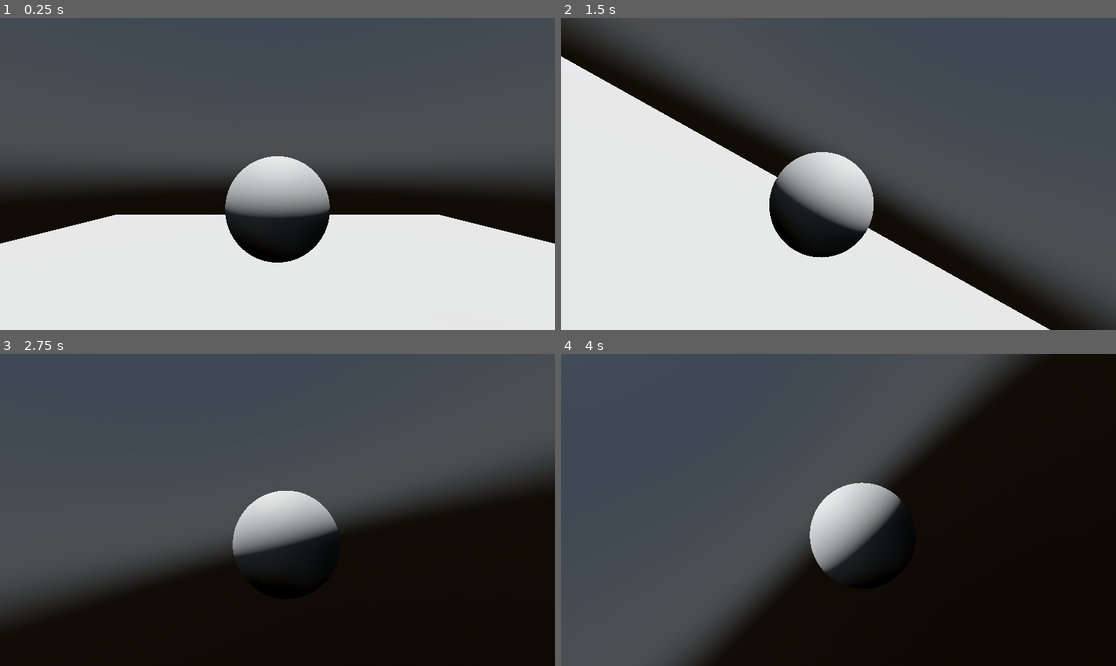
Above: before the commit, frames 1-4 (two rows, left to right).
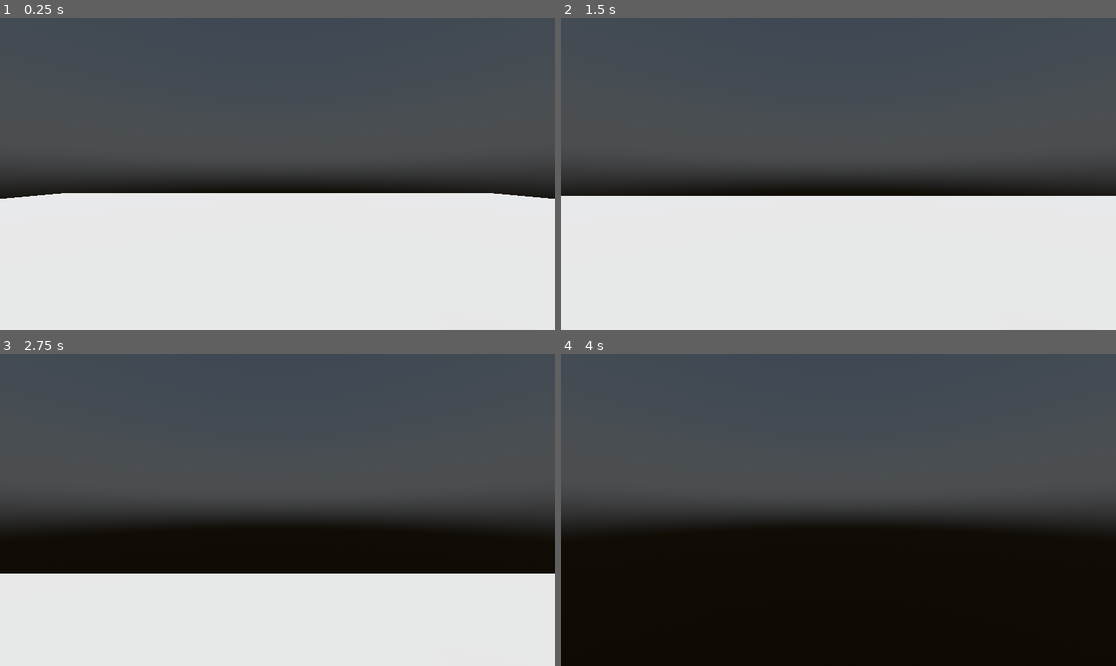
Above: after the commit, the same moments.

Repository: OliveSeal/GorbinoQuest
Game: Godot game, scene res://main.tscn
Two runs of this game, one before a commit and one after it. Both use one fixed random seed, a clock stepped at 60 frames per second and the inputs below.
Inputs (mouse positions are in pixels of both pictures, inside the frame that each line leads up to):
- Up to frame 1 (0.25 s): no input
- Up to frame 2 (1.5 s): tap Enter (ui_accept) at 0.5, 0.6, 0.77, 1.07, 1.35 s; move the mouse to (866, 174) at 0.52 s; hold W (up) from 0.53 s (still down); move the mouse to (810, 174) at 1.27 s
- Up to frame 3 (2.75 s): keep holding W (up); tap Enter (ui_accept) at 1.52, 1.82, 2.1 s; move the mouse to (288, 503) at 2.02 s
- Up to frame 4 (4 s): keep holding W (up); move the mouse to (832, 516) at 2.77 s; tap Enter (ui_accept) at 2.85, 3.02, 3.32, 3.5, 3.6, 3.77 s; move the mouse to (877, 513) at 3.52 s

The runs differ from the first frame. In frame 1, 12% of the frame differs, in the area x 0-100%, y 44-79%; in frame 2, 38%; in frame 3, 45%, in the area x 0-100%, y 34-100%; in frame 4, 41%.

Commit message:
leg attempt1

Diff:
--- /dev/null
+++ b/Movement.gd
@@ -0,0 +1,53 @@
+extends CharacterBody3D
+
+const SPEED = 2.5
+const JUMP_VELOCITY = 4.5
+var gravity: float = ProjectSettings.get_setting("physics/3d/default_gravity")
+@onready var neck := $Neck
+@onready var camera := $Neck/Camera3D
+@onready var body := $Body
+@onready var leg1 := $Body/Leg1
+@onready var leg2 := $Body/Leg2
+
+# Fixed vertical offset to keep legs at the bottom
+const LEGS_VERTICAL_OFFSET = -1.5
+# Fixed horizontal offset for leg spread
+const LEGS_HORIZONTAL_OFFSET = 1.0
+
+func _unhandled_input(event: InputEvent) -> void:
+	if event is InputEventMouseButton:
+		Input.set_mouse_mode(Input.MOUSE_MODE_CAPTURED)
+	elif event.is_action_pressed("ui_cancel"):
+		Input.set_mouse_mode(Input.MOUSE_MODE_VISIBLE)
+	if Input.get_mouse_mode() == Input.MOUSE_MODE_CAPTURED:
+		if event is InputEventMouseMotion:
+			neck.rotate_y(-event.relative.x * 0.004)
+			camera.rotate_x(-event.relative.y * 0.004)
+			camera.rotation.x = clamp(camera.rotation.x, deg_to_rad(-80), deg_to_rad(60))
+
+func _physics_process(delta: float) -> void:
+	if not is_on_floor():
+		velocity.y -= gravity * delta
+
+	var input_dir := Input.get_vector("left", "right", "up", "down")
+	var direction = (neck.transform.basis * Vector3(input_dir.x, 0, input_dir.y)).normalized()
+
+	if direction:
+		velocity.x = direction.x * SPEED
+		velocity.z = direction.z * SPEED
+	else:
+		velocity.x = move_toward(velocity.x, 0, SPEED)
+		velocity.z = move_toward(velocity.z, 0, SPEED)
+
+	move_and_slide()
+
+	# Calculate the fixed position for the legs at the bottom
+	var legs_position = neck.global_transform.origin + camera.global_transform.basis.z.normalized() * LEGS_HORIZONTAL_OFFSET
+	legs_position.y += LEGS_VERTICAL_OFFSET
+
+	leg1.global_transform.origin = legs_position + Vector3(-0.5, 0, 0)  # Adjust the spread
+	leg2.global_transform.origin = legs_position + Vector3(0.5, 0, 0)   # Adjust the spread
+
+	# Use the camera's basis for orientation
+	leg1.global_transform.basis = camera.global_transform.basis
+	leg2.global_transform.basis = camera.global_transform.basis
--- a/main.tscn
+++ b/main.tscn
@@ -1,4 +1,9 @@
-[gd_scene load_steps=11 format=3 uid="uid://bd0i68dk30gdt"]
+[gd_scene load_steps=17 format=3 uid="uid://bd0i68dk30gdt"]
+
+[ext_resource type="Script" path="res://Movement.gd" id="1_atlxc"]
+[ext_resource type="Texture2D" uid="uid://b66vsmdiwauqs" path="res://GorbinoFace.png" id="2_p60p4"]
+[ext_resource type="Texture2D" uid="uid://m0lrp0m1s4o6" path="res://GorbinoLeft.png" id="3_0eyfl"]
+[ext_resource type="Texture2D" uid="uid://ptpgjog4s4mi" path="res://GorbinoRight.png" id="4_ylg28"]
 
 [sub_resource type="PhysicalSkyMaterial" id="PhysicalSkyMaterial_51t1i"]
 
@@ -22,59 +27,20 @@
 
 [sub_resource type="BoxMesh" id="BoxMesh_2nkrf"]
 
-[sub_resource type="GDScript" id="GDScript_ef8hq"]
-script/source = "extends CharacterBody3D
+[sub_resource type="StandardMaterial3D" id="StandardMaterial3D_d6ehk"]
+albedo_texture = ExtResource("2_p60p4")
 
+[sub_resource type="SphereMesh" id="SphereMesh_aob1o"]
 
-const SPEED = 5.0
-const JUMP_VELOCITY = 4.5
+[sub_resource type="StandardMaterial3D" id="StandardMaterial3D_n4ifv"]
+albedo_texture = ExtResource("3_0eyfl")
 
-@onready var pivot = $CamOrigin
-@export var sens = 0.5
+[sub_resource type="SphereMesh" id="SphereMesh_erbwx"]
 
-# Get the gravity from the project settings to be synced with RigidBody nodes.
-var gravity = ProjectSettings.get_setting(\"physics/3d/default_gravity\")
+[sub_resource type="StandardMaterial3D" id="StandardMaterial3D_0hlt1"]
+albedo_texture = ExtResource("4_ylg28")
 
-func _ready():
-	Input.mouse_mode = Input.MOUSE_MODE_CAPTURED
-
-func _input(event):
-	if event is InputEventMouseMotion:
-		pivot.rotate_z(deg_to_rad(-event.relative.x * sens))
-		pivot.rotate_x(deg_to_rad(-event.relative.y * sens))
-		pivot.rotation.x = clamp(pivot.rotation.x, deg_to_rad(-90), deg_to_rad(45))
-
-func _physics_process(delta):
-
-	if not is_on_floor():
-		velocity.y -= gravity * delta
-
-	# Handle Jump.
-	if Input.is_action_just_pressed(\"ui_accept\") and is_on_floor():
-		velocity.y = JUMP_VELOCITY
-
-	if Input.is_action_just_pressed(\"quit\"):
-		get_tree().quit()
-
-	# Get the input direction and handle the movement/deceleration.
-	# As good practice, you should replace UI actions with custom gameplay actions.
-	var input_dir = Input.get_vector(\"left\", \"right\", \"up\", \"down\")
-	var direction = (transform.basis * Vector3(input_dir.x, 0, input_dir.y)).normalized()
-	if direction:
-		velocity.x = direction.x * SPEED
-		velocity.z = direction.z * SPEED
-	else:
-		velocity.x = move_toward(velocity.x, 0, SPEED)
-		velocity.z = move_toward(velocity.z, 0, SPEED)
-
-	move_and_slide()
-"
-
-[sub_resource type="SphereMesh" id="SphereMesh_45lp6"]
-
-[sub_resource type="SphereMesh" id="SphereMesh_fwytf"]
-
-[sub_resource type="SphereShape3D" id="SphereShape3D_ts8js"]
+[sub_resource type="SphereShape3D" id="SphereShape3D_sg7gi"]
 
 [node name="Node3D" type="Node3D"]
 
@@ -97,28 +63,28 @@
 transform = Transform3D(15, 0, 0, 0, 1, 0, 0, 0, 15, 0, 0, 0)
 mesh = SubResource("BoxMesh_2nkrf")
 
-[node name="Player" type="CharacterBody3D" parent="."]
-transform = Transform3D(1, 0, 0, 0, 1, 0, 0, 0, 1, 0, 0.884445, 0)
-script = SubResource("GDScript_ef8hq")
+[node name="CharacterBody3D" type="CharacterBody3D" parent="."]
+script = ExtResource("1_atlxc")
 
-[node name="MeshInstance3D" type="MeshInstance3D" parent="Player"]
-transform = Transform3D(-4.37114e-08, 0, 1, 0, 1, 0, -1, 0, -4.37114e-08, 0, 0, 0)
-mesh = SubResource("SphereMesh_45lp6")
+[node name="Body" type="MeshInstance3D" parent="CharacterBody3D"]
+material_override = SubResource("StandardMaterial3D_d6ehk")
+mesh = SubResource("SphereMesh_aob1o")
 
-[node name="MeshInstance3D" type="MeshInstance3D" parent="Player/MeshInstance3D"]
-transform = Transform3D(0.25, 0, 0, 0, 0.25, 0, 0, 0, 0.25, 0.469136, 0.280993, 0)
-mesh = SubResource("SphereMesh_fwytf")
+[node name="Leg1" type="MeshInstance3D" parent="CharacterBody3D/Body"]
+transform = Transform3D(0.3, 0, 0, 0, 0.3, 0, 0, 0, 0.3, 0.280472, -0.260707, -0.374026)
+material_override = SubResource("StandardMaterial3D_n4ifv")
+mesh = SubResource("SphereMesh_erbwx")
 
-[node name="CollisionShape3D" type="CollisionShape3D" parent="Player"]
-transform = Transform3D(1.1, 0, 0, 0, 1.1, 0, 0, 0, 1.1, 0, 0, 0)
-shape = SubResource("SphereShape3D_ts8js")
+[node name="Leg2" type="MeshInstance3D" parent="CharacterBody3D/Body"]
+transform = Transform3D(0.3, 0, 0, 0, 0.3, 0, 0, 0, 0.3, -0.28, -0.261, -0.374)
+material_override = SubResource("StandardMaterial3D_0hlt1")
+mesh = SubResource("SphereMesh_erbwx")
 
-[node name="CamOrigin" type="Node3D" parent="Player"]
-transform = Transform3D(1, 0, 0, 0, 1, 0, 0, 0, 1, 0, 0.326378, 0)
+[node name="CollisionShape3D" type="CollisionShape3D" parent="CharacterBody3D"]
+transform = Transform3D(1.05, 0, 0, 0, 1.05, 0, 0, 0, 1.05, 0, 0, 0)
+shape = SubResource("SphereShape3D_sg7gi")
 
-[node name="SpringArm3D" type="SpringArm3D" parent="Player/CamOrigin"]
-spring_length = 2.0
-margin = 0.5
+[node name="Neck" type="Node3D" parent="CharacterBody3D"]
+transform = Transform3D(1, 0, 0, 0, 1, 0, 0, 0, 1, 0, 0, -0.322046)
 
-[node name="Camera3D" type="Camera3D" parent="Player/CamOrigin/SpringArm3D"]
-transform = Transform3D(1, 0, 0, 0, 1, 0, 0, 0, 1, 0, 0, 2)
+[node name="Camera3D" type="Camera3D" parent="CharacterBody3D/Neck"]
